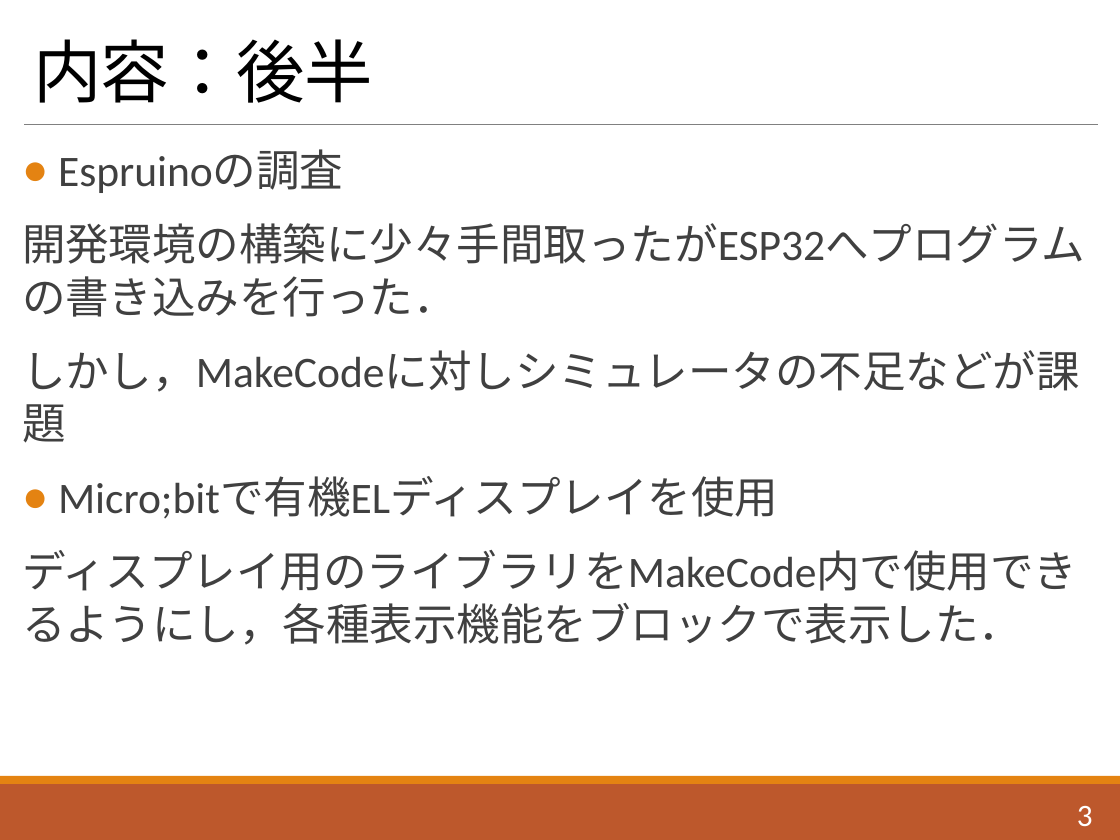
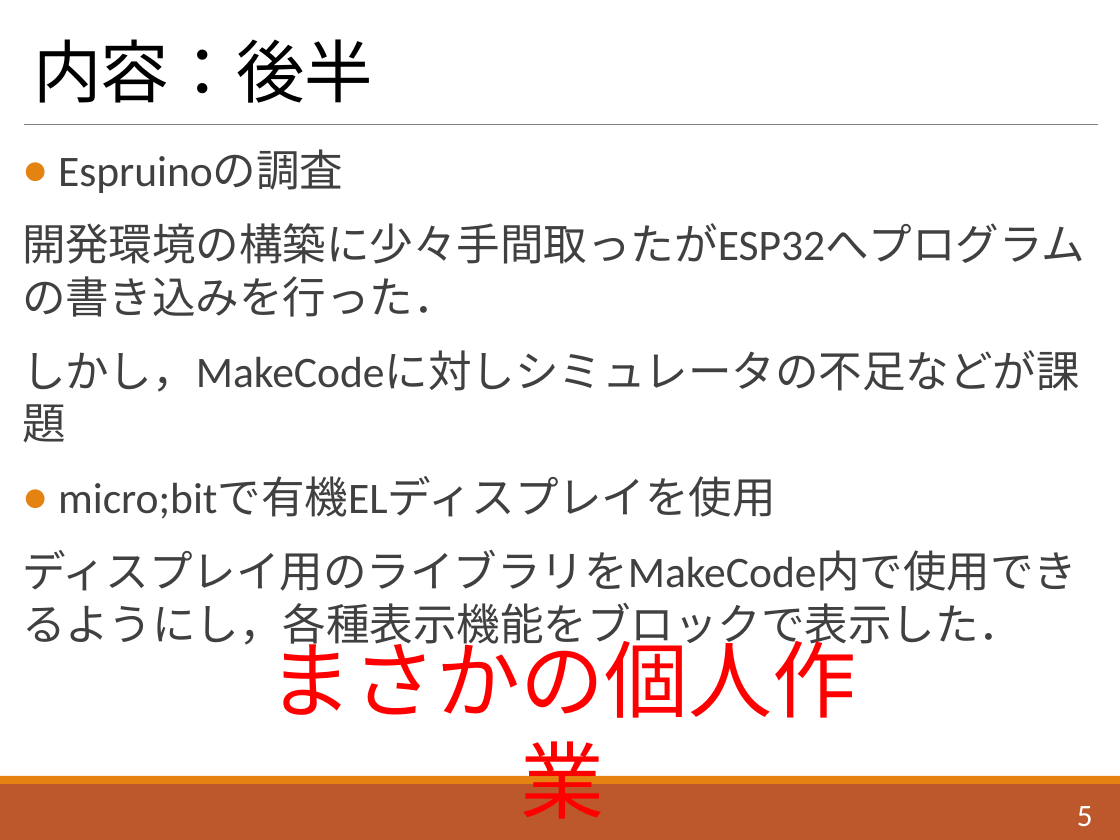
Before and after one commit to Saeki1120/Document, a slide deck: slide 6 of PBL/インターン報告会/インターン報告.pptx (slide 4 before the commit). Drawn at 1120x840 pixels with LibreOffice and Linux fonts; fonts in the diff are those of the drawing. Boxes give left, top, right and bottom in pixels: in the first picture for what was removed or moved away, otherwise in the second. Text is boxed around its words. In the diff, an @@ line names an element or a change of style, - is before the commit and + after.

```diff
--- a/PBL/インターン報告会/インターン報告.pptx
+++ b/PBL/インターン報告会/インターン報告.pptx
@@ text at (x1=58, y1=477, x2=776, y2=519): text changed @@
-● Micro;bitで有機ELディスプレイを使用
+● micro;bitで有機ELディスプレイを使用
@@ text added at (x1=269, y1=626, x2=857, y2=833), 54 pt, text #FF0000 @@
+まさかの個人作業
@@ page number at (x1=1077, y1=806, x2=1093, y2=826): text changed @@
-3
+5
```
Also in this commit, not shown: 3 other slides changed, 4 slides added.
